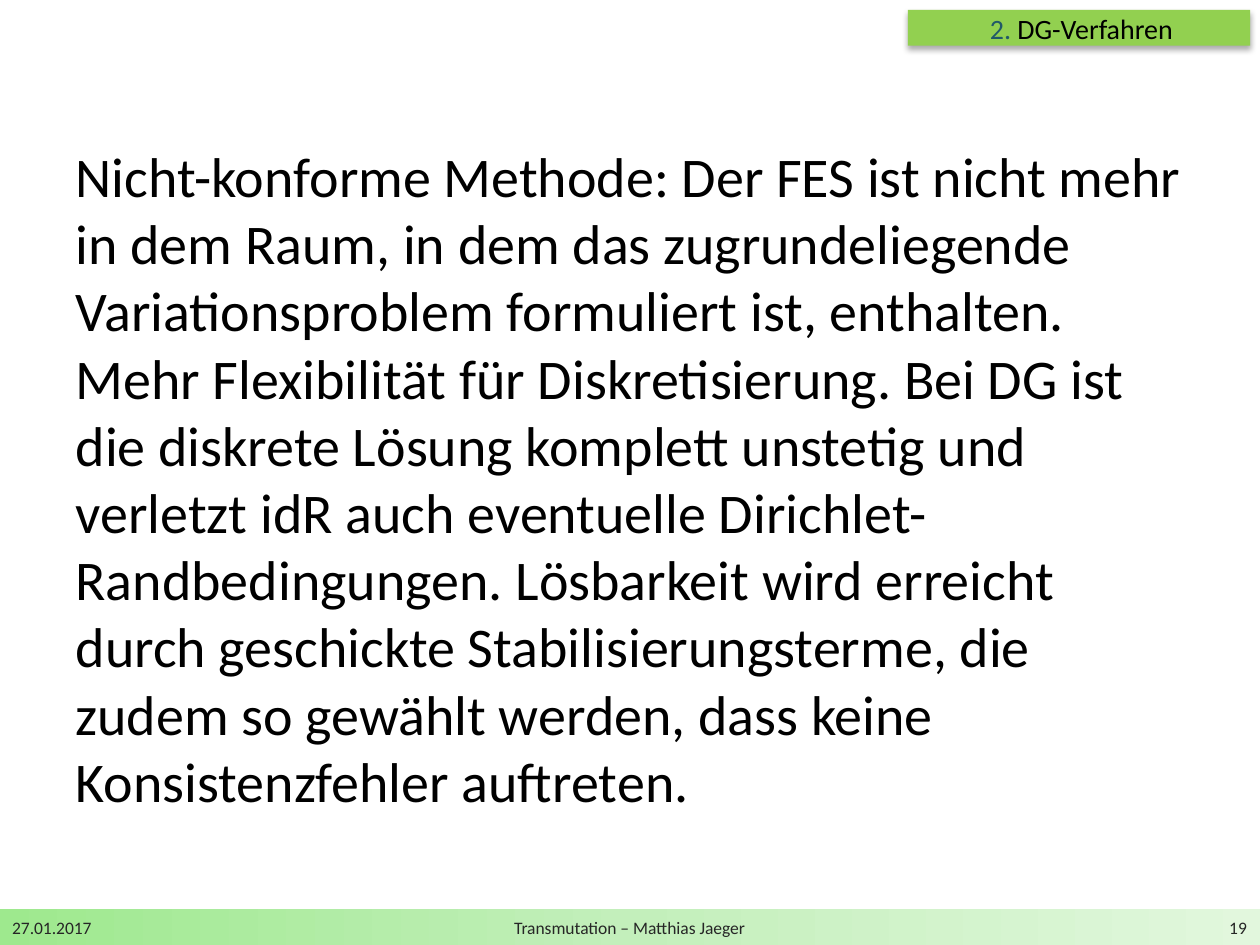
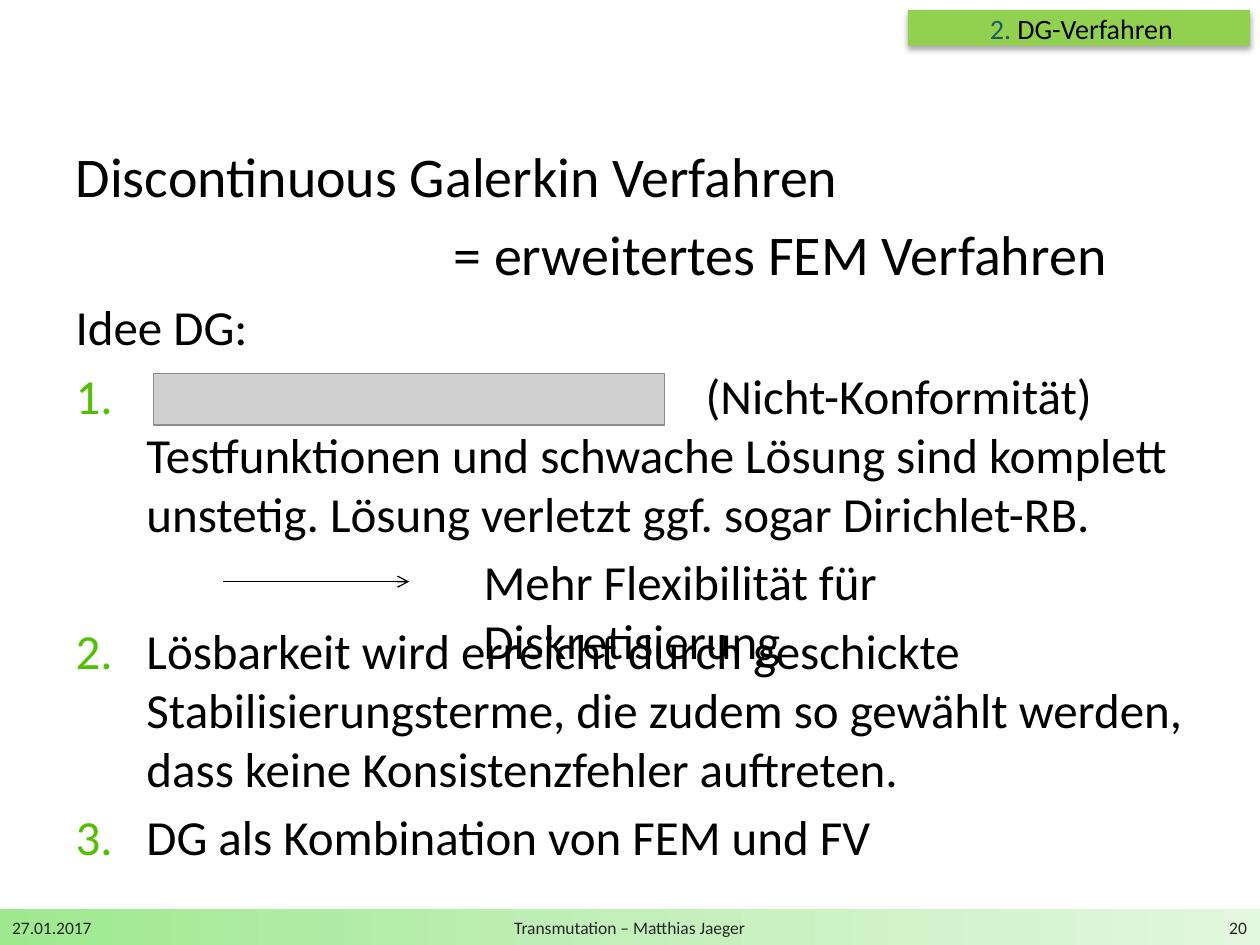
Before and after one commit to DerKleineGauss/Masterarbeit, a slide deck: slide 20 of Zwischenvortrag/Präsentation.pptx (slide 19 before the commit). Drawn at 1260x945 pixels with LibreOffice and Linux fonts; fonts in the diff are those of the drawing; grey boxes stand for pictures; background and template pictures are left out. Boxes give left, top, right and bottom in pixels: in the first picture for what was removed or moved away, otherwise in the second. Text is boxed around its words. In the diff, an @@ line names an element or a change of style, - is before the commit and + after.

```diff
--- a/Zwischenvortrag/Präsentation.pptx
+++ b/Zwischenvortrag/Präsentation.pptx
@@ text at <box>76,158,1182,856</box>: text changed; size 32 to 28 pt @@
-Nicht-konforme Methode: Der FES ist nicht mehr in dem Raum, in dem das zugrundeliegende Variationsproblem formuliert ist, enthalten. Mehr Flexibilität für Diskretisierung. Bei DG ist die diskrete Lösung komplett unstetig und verletzt idR auch eventuelle Dirichlet-Randbedingungen. Lösbarkeit wird erreicht durch geschickte Stabilisierungsterme, die zudem so gewählt werden, dass keine Konsistenzfehler auftreten.
+Discontinuous Galerkin Verfahren
+= erweitertes FEM Verfahren
+Idee DG:
+1. (Nicht-Konformität)
+   Testfunktionen und schwache Lösung sind komplett unstetig. Lösung verletzt ggf. sogar Dirichlet-RB.
+2. Lösbarkeit wird erreicht durch geschickte Stabilisierungsterme, die zudem so gewählt werden, dass keine Konsistenzfehler auftreten.
+3. DG als Kombination von FEM und FV
@@ picture added at <box>154,373,665,425</box> @@
@@ text added at <box>484,566,877,671</box>, 28 pt, text #000000 @@
+Mehr Flexibilität für Diskretisierung
@@ arrow added from (223, 582) to (410, 582), #000000 0.75 pt @@
@@ page number at <box>1229,922,1247,934</box>: text changed @@
-19
+20
```
Also in this commit, not shown: 3 other slides changed, 4 slides added, 2 other files.
